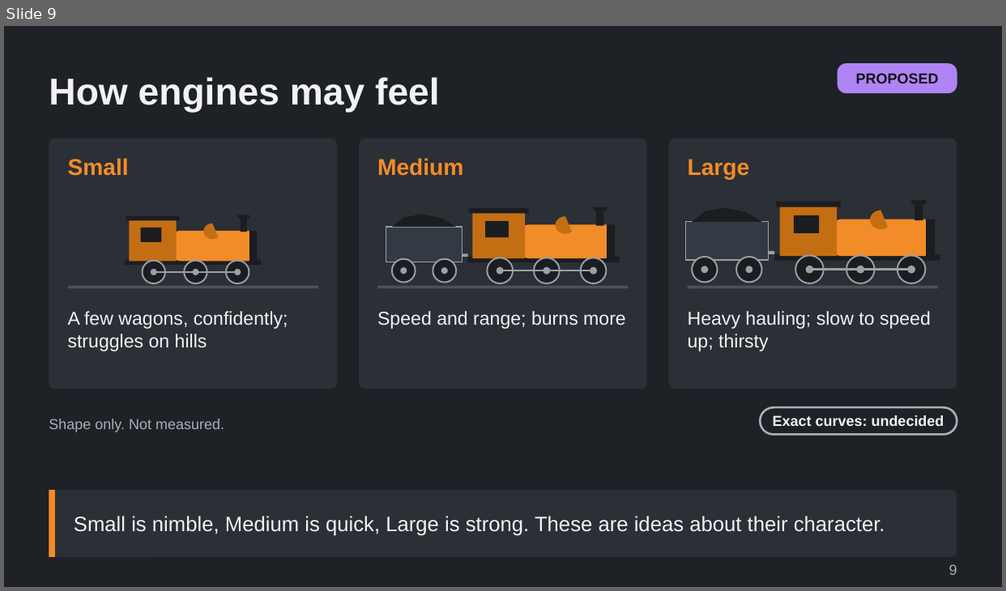
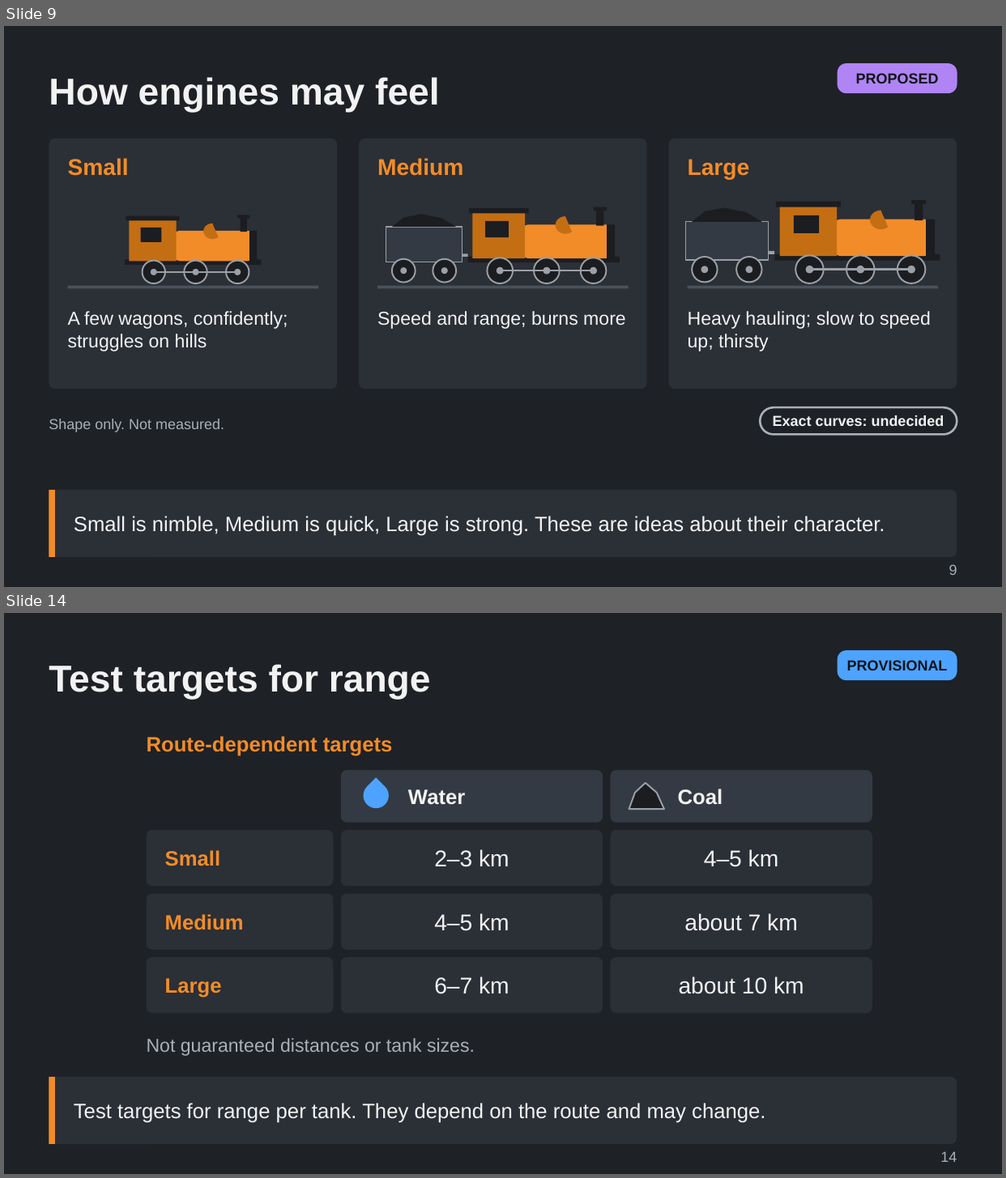
Before and after one commit to Tarenkookoo/Satisfactory---Early-Locomotion, a slide deck: Reporting/Claude Presents/Deck9_Balance/How_the_Mod_Is_Balanced_Explained.pptx. Shown one above the other, each under a label of ours: slide 9 before the commit, slides 9 and 14 after it; the slides between them are not shown. The pictures are 1006x591 and 1006x1178 pixels, drawn with LibreOffice and Linux fonts; fonts in the diff are those of the drawing. Boxes give left, top, right and bottom in pixels: in the first picture for what was removed or moved away, otherwise in the second. Text is boxed around its words. In the diff, an @@ line names an element or a change of style, - is before the commit and + after.

```diff
--- a/Reporting/Claude Presents/Deck9_Balance/How_the_Mod_Is_Balanced_Explained.pptx
+++ b/Reporting/Claude Presents/Deck9_Balance/How_the_Mod_Is_Balanced_Explained.pptx
@@ slide 14 added at (4, 613, 1002, 1174), background #1E2126 @@
@@ rounded rectangle added at (837, 650, 957, 680), fill #4DA3FF, 14 pt, text #101418, bold @@
+PROVISIONAL
@@ title added at (49, 664, 431, 699), 36 pt, text #F2F2F2, bold @@
+Test targets for range
@@ group added at (147, 736, 872, 1056): 13 texts, 11 rounded rectangles, 1 teardrop, 1 freeform shape @@
+Route-dependent targets
+Water
+Coal
+Small
+2–3 km
+4–5 km
+Medium
+4–5 km
+about 7 km
+Large
+6–7 km
+about 10 km
+Not guaranteed distances or tank sizes.
@@ rounded rectangle added at (49, 1077, 957, 1144), fill #2B2F36 @@
@@ rectangle added at (49, 1077, 55, 1144), fill #F28C28 @@
@@ text added at (74, 1103, 765, 1123), 20 pt, text #F2F2F2 @@
+Test targets for range per tank. They depend on the route and may change.
@@ text added at (940, 1152, 957, 1162), 14 pt, text #A9B0B8 @@
+14
```
Also in this commit, not shown: 8 other slides added, 3 other files.
